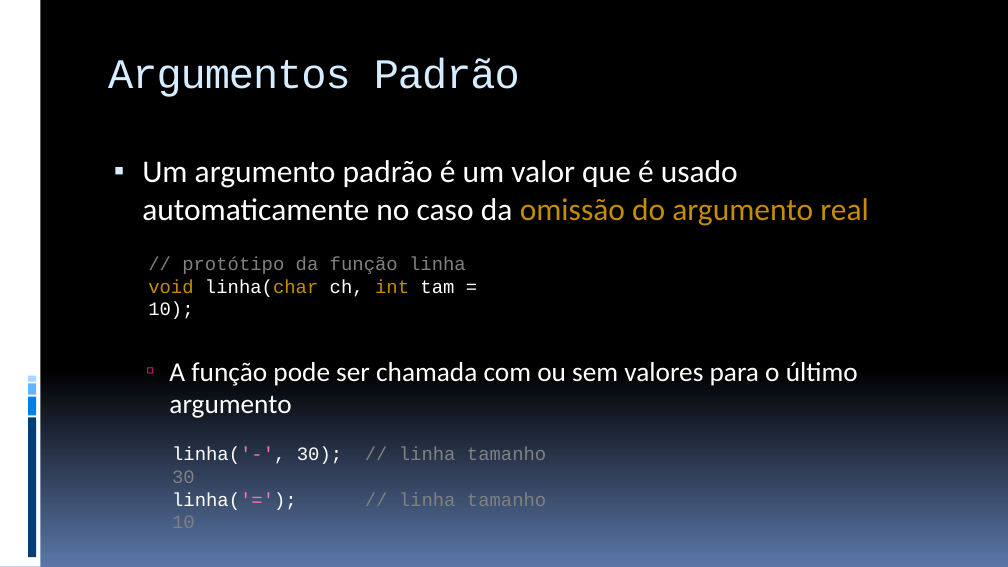
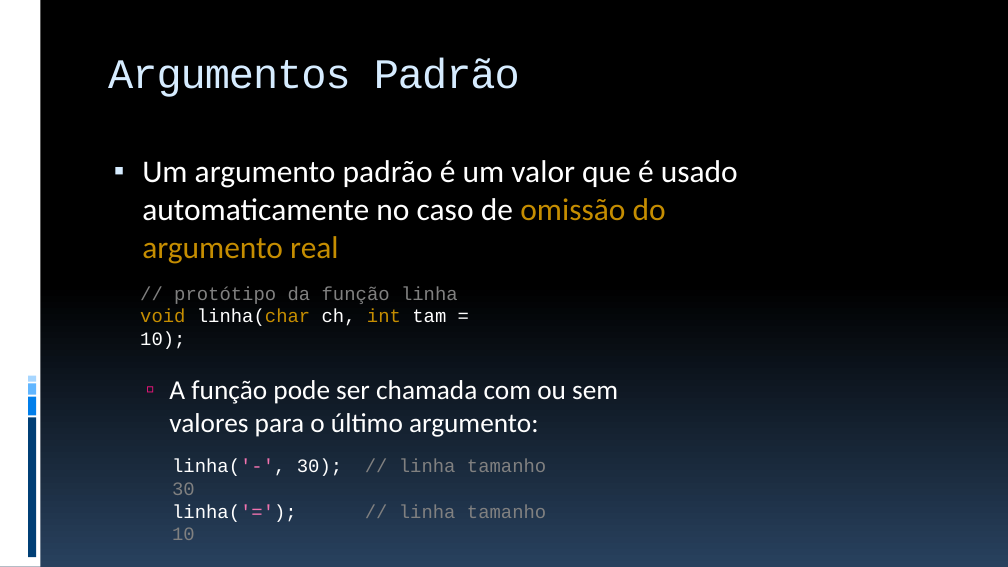
Before and after one commit to JudsonSS/ProgComp, a slide deck: slide 4 of Slides/29. Templates e Sobrecarga de Funções.pptx. Drawn at 1008x567 pixels with LibreOffice and Linux fonts; fonts in the diff are those of the drawing. Boxes give left, top, right and bottom in pixels: in the first picture for what was removed or moved away, otherwise in the second. Text is boxed around its words. In the diff, an @@ line names an element or a change of style, - is before the commit and + after.

```diff
--- a/Slides/29. Templates e Sobrecarga de Funções.pptx
+++ b/Slides/29. Templates e Sobrecarga de Funções.pptx
@@ background gradient #000000 to #5B77A8 to gradient #000000 to #28415E @@
@@ text at [142,160,738,437]: text changed @@
-▪ Um argumento padrão é um valor que é usado automaticamente no caso da omissão do argumento real
-  ▫ A função pode ser chamada com ou sem valores para o último argumento
+▪ Um argumento padrão é um valor que é usado automaticamente no caso de omissão do
+  argumento real
+  ▫ A função pode ser chamada com ou sem
+    valores para o último argumento:
@@ text "// protótipo da função linha": place and size @@
-text "// protótipo da função linha" at [148,257,466,297]
+text "// protótipo da função linha" at [140,286,458,326]
@@ text "linha('-', 30); // linha tamanho ...": place and size @@
-text "linha('-', 30); // linha tamanho ..." at [172,447,546,506]
+text "linha('-', 30); // linha tamanho ..." at [172,459,546,518]
```
Also in this commit, not shown: 22 other slides changed, 1 slide added, 5 other files.
